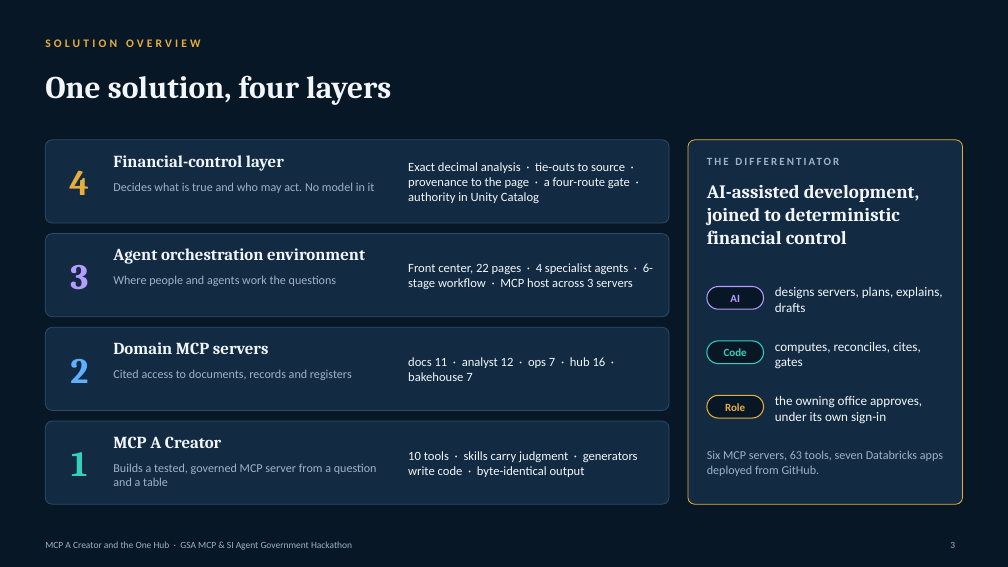
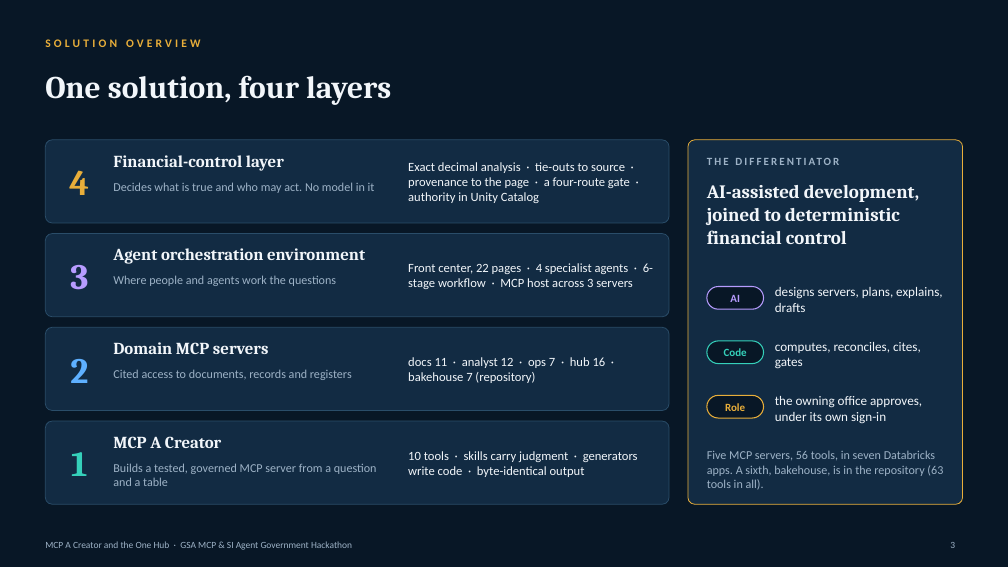
Before and after one commit to gsa-mcp-hackathon/gsa-hackathon-mcp-creator-and-agent-for-air-carrier, a slide deck: slide 3 of docs/submission/mcp-a-creator-one-hub-deck.pptx. Drawn at 1008x567 pixels with LibreOffice and Linux fonts; fonts in the diff are those of the drawing. Boxes give left, top, right and bottom in pixels: in the first picture for what was removed or moved away, otherwise in the second. Text is boxed around its words. In the diff, an @@ line names an element or a change of style, - is before the commit and + after.

Commit message:
Lead with five deployed MCP servers; correct identity wording; findings log; deck and report re-exported

```diff
--- a/docs/submission/mcp-a-creator-one-hub-deck.pptx
+++ b/docs/submission/mcp-a-creator-one-hub-deck.pptx
@@ text at (x1=408, y1=357, x2=606, y2=383): text changed @@
-docs 11 · analyst 12 · ops 7 · hub 16 · bakehouse 7
+docs 11 · analyst 12 · ops 7 · hub 16 · bakehouse 7 (repository)
@@ text at (x1=707, y1=450, x2=943, y2=490): text changed @@
-Six MCP servers, 63 tools, seven Databricks apps deployed from GitHub.
+Five MCP servers, 56 tools, in seven Databricks apps. A sixth, bakehouse, is in the repository (63 tools in all).
```
Also in this commit, not shown: 3 other slides changed, 11 other files.
